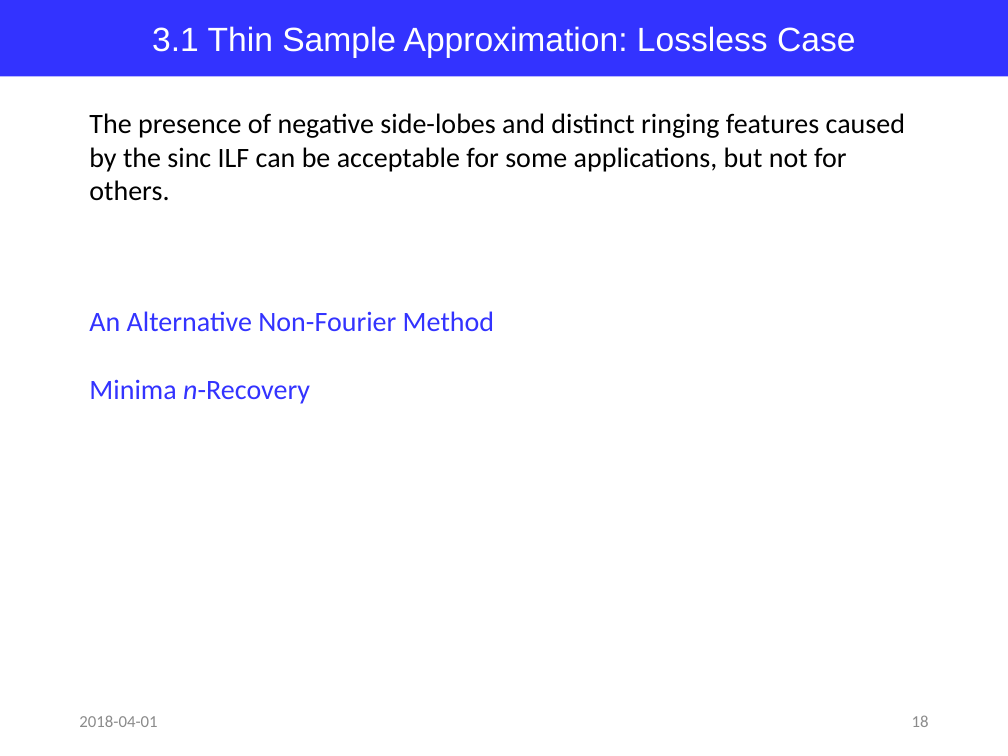
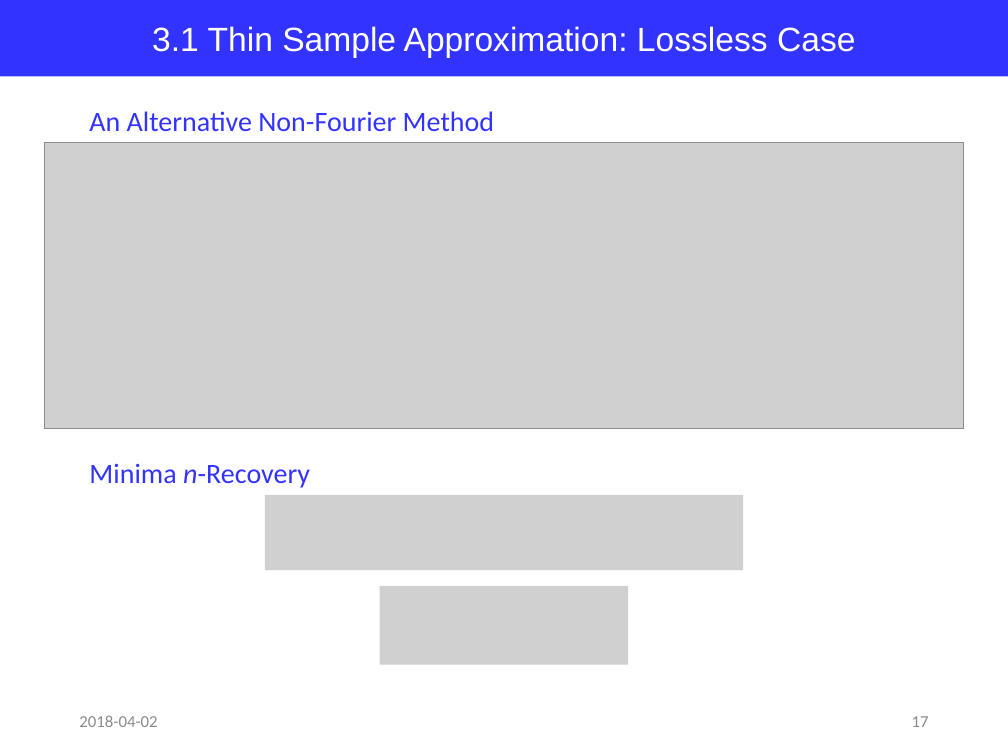
Before and after one commit to jglee96/NBTP_Lab, a slide deck: slide 17 of Terahertz Metrology/Ch5/Terahertz Metrology_Ch5.pptx (slide 18 before the commit). Drawn at 1008x756 pixels with LibreOffice and Linux fonts; fonts in the diff are those of the drawing; grey boxes stand for pictures. Boxes give left, top, right and bottom in pixels: in the first picture for what was removed or moved away, otherwise in the second. Text is boxed around its words. In the diff, an @@ line names an element or a change of style, - is before the commit and + after.

```diff
--- a/Terahertz Metrology/Ch5/Terahertz Metrology_Ch5.pptx
+++ b/Terahertz Metrology/Ch5/Terahertz Metrology_Ch5.pptx
@@ text "An Alternative Non-Fourier Method": place and size @@
-text "An Alternative Non-Fourier Method" at box(89, 311, 494, 331)
+text "An Alternative Non-Fourier Method" at box(89, 111, 494, 131)
@@ text removed at box(89, 113, 905, 172) @@
-The presence of negative side-lobes and distinct ringing features caused by the sinc ILF can be acceptable for some applications, but not for others.
@@ picture added at box(45, 143, 963, 429) @@
@@ text "Minima n-Recovery": place and size @@
-text "Minima n-Recovery" at box(89, 379, 310, 404)
+text "Minima n-Recovery" at box(89, 463, 310, 488)
@@ picture added at box(265, 495, 744, 571) @@
@@ picture added at box(380, 586, 628, 664) @@
@@ text at box(79, 715, 157, 727): text changed @@
-2018-04-01
+2018-04-02
@@ page number at box(912, 716, 929, 727): text changed @@
-18
+17
```
Also in this commit, not shown: 17 other slides changed, 6 slides added, 1 slide removed, 2 other files.
